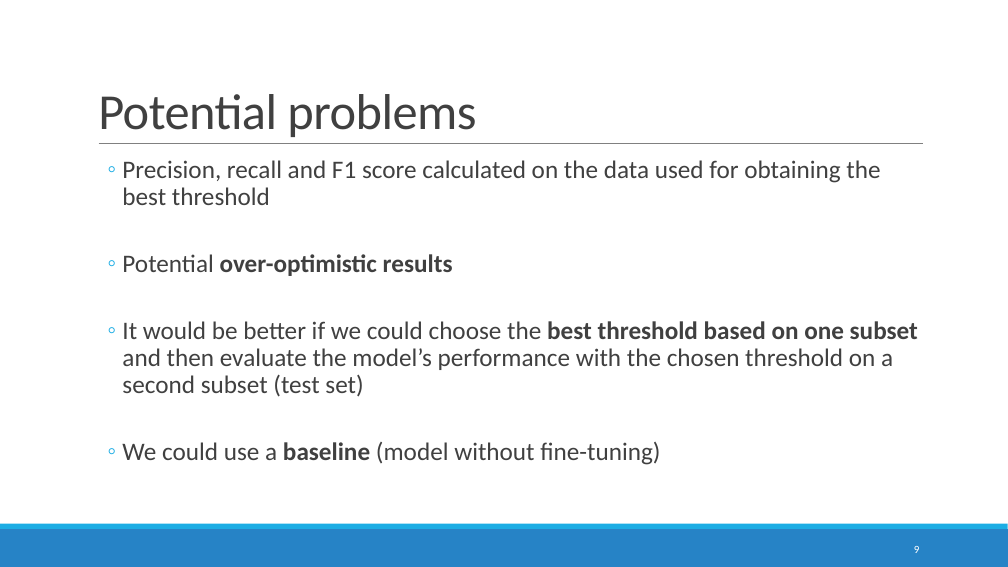
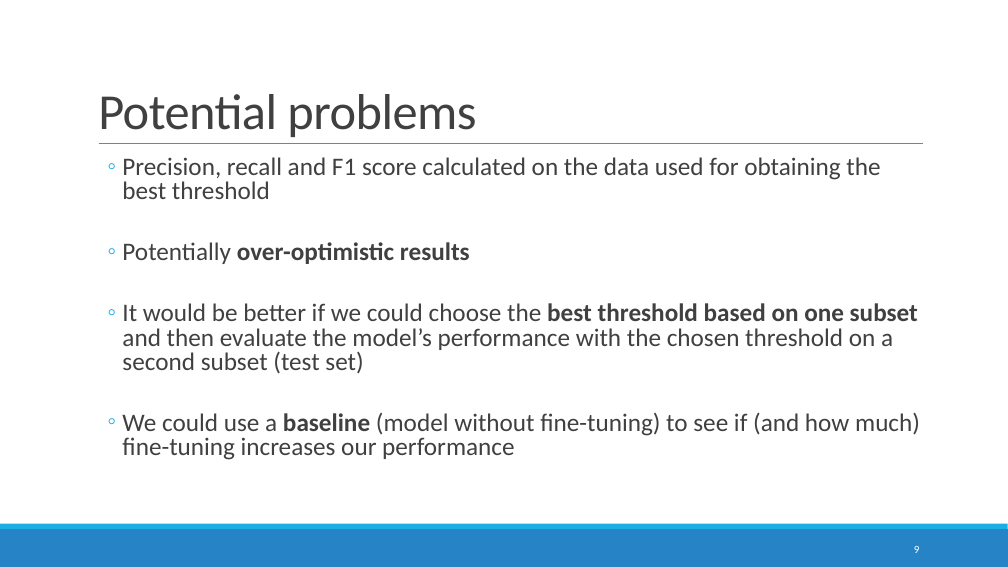
Before and after one commit to DomJamb/school_mapping, a slide deck: slide 9 of presentations/27.2/School mapping in ESRI imagery.pptx. Drawn at 1008x567 pixels with LibreOffice and Linux fonts; fonts in the diff are those of the drawing. Boxes give left, top, right and bottom in pixels: in the first picture for what was removed or moved away, otherwise in the second. Text is boxed around its words. In the diff, an @@ line names an element or a change of style, - is before the commit and + after.

```diff
--- a/presentations/27.2/School mapping in ESRI imagery.pptx
+++ b/presentations/27.2/School mapping in ESRI imagery.pptx
@@ text at bbox=[122, 157, 918, 374]: line spacing 0.9 to 0.8 @@
@@ text at bbox=[122, 242, 470, 264]: text changed @@
-  ◦ Potential over-optimistic results
+  ◦ Potentially over-optimistic results
@@ text at bbox=[122, 413, 920, 460]: text changed @@
-  ◦ We could use a baseline (model without fine-tuning)
+  ◦ We could use a baseline (model without fine-tuning) to see if (and how much) fine-tuning increases our performance
```
Also in this commit, not shown: 2 other slides changed, 1 other file.
